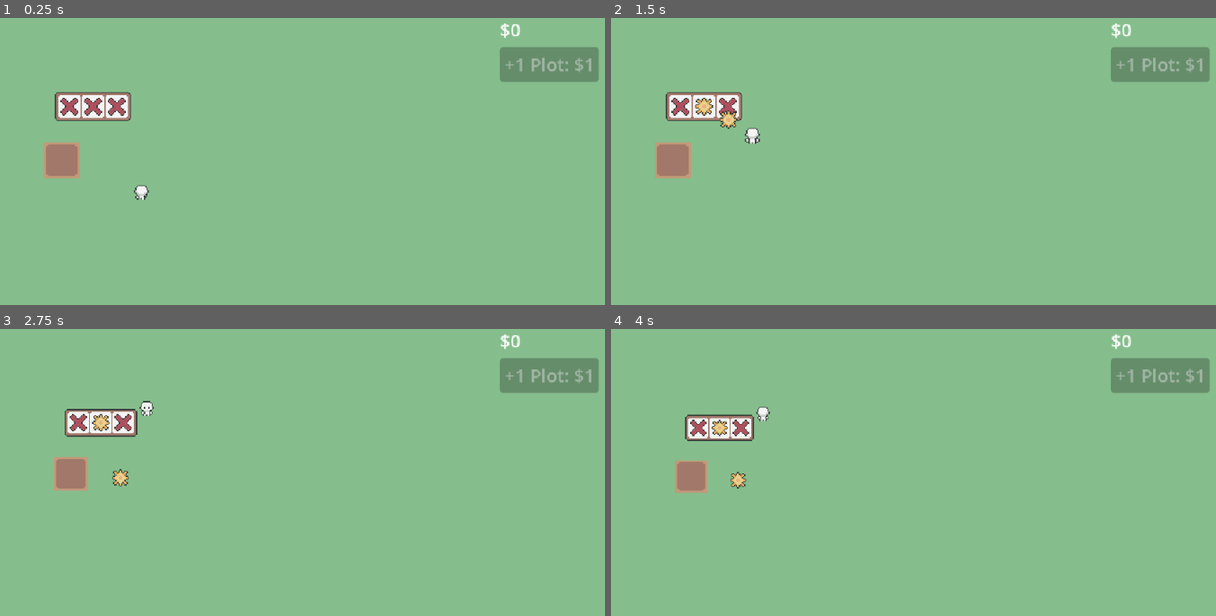
Above: before the commit, frames 1-4 (two rows, left to right).
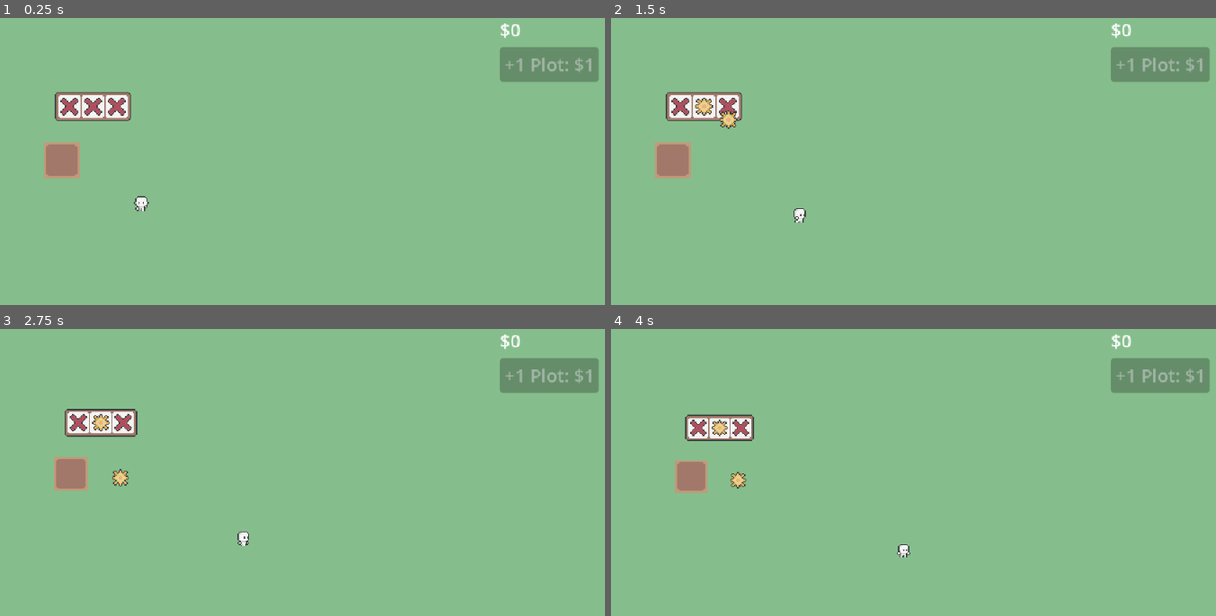
Above: after the commit, the same moments.

Repository: eric-marsh/farminata
Game: Godot game, scene res://scene/scene_switcher.tscn
Same seed, same stepped clock (60 frames per second), same inputs: the game is played once before the commit and once after it.
Inputs (mouse positions are in pixels of both pictures, inside the frame that each line leads up to):
- Up to frame 1 (0.25 s): no input
- Up to frame 2 (1.5 s): drag from (701, 106) to (931, 121) at 0.52 s; drag from (671, 161) to (822, 290) at 1.27 s
- Up to frame 3 (2.75 s): move the mouse to (121, 478) at 2.02 s; tap Mouse wheel down (SCROLL_DOWN) at 2.1 s; click (121, 478) at 2.17 s
- Up to frame 4 (4 s): drag from (822, 601) to (683, 472) at 2.77 s; move the mouse to (1076, 581) at 3.52 s; tap Mouse wheel down (SCROLL_DOWN) at 3.6 s; click (1076, 581) at 3.67 s; tap Space (ui_select) at 3.77 s

The runs differ from the first frame. In frame 1, 0.2% of the frame differs, in the area x 22-25%, y 58-68%; in frame 2, 0.2%, in the area x 22-33%, y 38-72%; in frame 3, 0.2%; in frame 4, 0.2%.

Commit message:
helper wander

Diff:
--- a/helper.gd
+++ b/helper.gd
@@ -2,6 +2,8 @@
 class_name helper
 
 @onready var anim = $AnimatedSprite2D
+
+var state: Enum.Helper_State = Enum.Helper_State.Idle
 
 var dir: Enum.Dir = Enum.Dir.Down
 
@@ -11,13 +13,39 @@
 var min_velocity: Vector2 = Vector2(-speed, -speed)
 var max_velocity: Vector2 = Vector2(speed, speed)
 
+var state_timer_set: bool = false
+
 func _ready() -> void:
 	target_pos = global_position + Vector2(0, -100)
+	set_state(Enum.Helper_State.Idle)
 	update_animation()
 	pass
 
-func _process(delta: float) -> void:
-	# move to target
+func _physics_process(delta: float) -> void:
+	match(state):
+		Enum.Helper_State.Idle:
+			pass
+		Enum.Helper_State.Wander:
+			move_to_target()
+
+func set_state(s: Enum.Helper_State) -> void:
+		state_timer_set = false
+		match(s):
+			Enum.Helper_State.Idle:
+				if !state_timer_set:
+					state_timer_set = true
+					Util.quick_timer(self, 0.4, func(): set_state(Enum.Helper_State.Wander))
+			Enum.Helper_State.Wander:
+				target_pos = Util.random_visible_position()
+		state = s
+		#print(Util.get_helper_state_string(state), " timer: ", state_timer_set)
+
+
+func move_to_target():
+	# if target reached
+	if global_position.distance_to(target_pos) <= speed:
+		set_state(Enum.Helper_State.Idle)
+
 	var direction = (target_pos - global_position).normalized()
 	var new_dir = Util.get_enum_direction(direction)
 	if new_dir != dir:
@@ -26,9 +54,8 @@
 	velocity = direction * speed
 	velocity = velocity.clamp(min_velocity, max_velocity)
 	move_and_slide()
-	pass
 
-func update_animation():
+func update_animation() -> void:
 	match dir:
 		Enum.Dir.Left:
 			anim.play("walk_right")
--- a/script/enum.gd
+++ b/script/enum.gd
@@ -3,15 +3,13 @@
 
 enum Drop_Type { Blurry, X, Water, Sun, Carrot_Seed, Carrot }
 enum Grow_Types { None, Carrot, Onion }
-
-enum Dir { Left, Right, Up, Down}
-
 enum Plot_State { Dry, Wet }
 
 enum Plot_Growth_State { None, Seed, Partial_1, Partial_2, Full }
 
-
-
 enum Slot_Pos {Left, Middle, Right}
 
 enum Upgrade_Type { AddPlot }
+
+enum Dir { Left, Right, Up, Down}
+enum Helper_State { Idle, Wander, Get_Item, Deliver_Item }
--- a/script/globals.gd
+++ b/script/globals.gd
@@ -6,6 +6,7 @@
 var PlotGrid: plot_grid = null
 var DropsNode: Node2D = null
 var CanvasLayerNode: CanvasLayer = null
+var CameraNode: Camera2D = null
 
 func _ready():
 	reset_nodes()
@@ -18,3 +19,4 @@
 	Main = get_node("/root/SceneSwitcher/Main")
 	DropsNode = get_node("/root/SceneSwitcher/Main/Drops")
 	CanvasLayerNode = get_node("/root/SceneSwitcher/Main/CanvasLayer")
+	CameraNode = get_node("/root/SceneSwitcher/Main/Camera2D")
--- a/script/util.gd
+++ b/script/util.gd
@@ -85,3 +85,29 @@
 		return Enum.Dir.Right if dir.x > 0 else Enum.Dir.Left
 	else:
 		return Enum.Dir.Down if dir.y > 0 else Enum.Dir.Up
+
+func random_visible_position() -> Vector2:
+	if !Globals.CameraNode:
+		print("No CameraNode in random_visible_position()")
+		return Vector2.ZERO
+
+	var camera_center = Globals.CameraNode.global_position
+	var half_screen_size = (get_viewport().get_visible_rect().size / Globals.CameraNode.zoom) / 2
+	var x = camera_center.x + randf_range(-half_screen_size.x, half_screen_size.x)
+	var y = camera_center.y + randf_range(-half_screen_size.y, half_screen_size.y)
+	return Vector2(x, y)
+
+
+#enum Helper_State { Idle, Wander, Get_Item, Deliver_Item }
+func get_helper_state_string(type: Enum.Helper_State) -> String:
+	match(type):
+		Enum.Helper_State.Idle:
+			return "Idle"
+		Enum.Helper_State.Wander:
+			return "Wander"
+		Enum.Helper_State.Get_Item:
+			return "Get_Item"
+		Enum.Helper_State.Deliver_Item:
+			return "Deliver_Item"
+		_:
+			return "idk that helper state"
